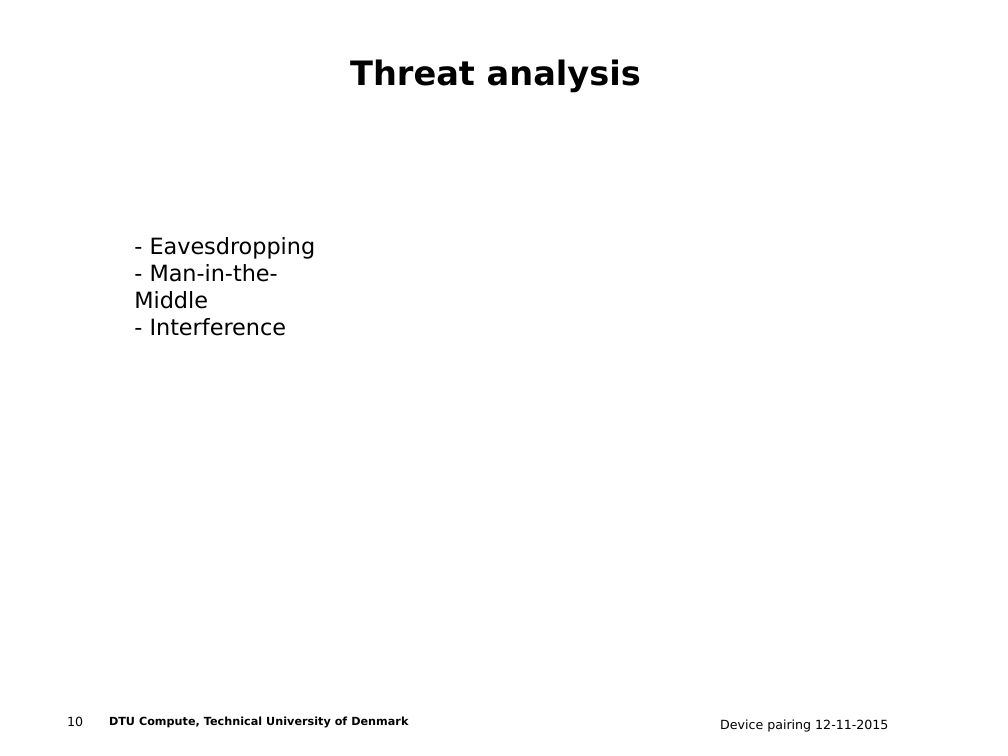
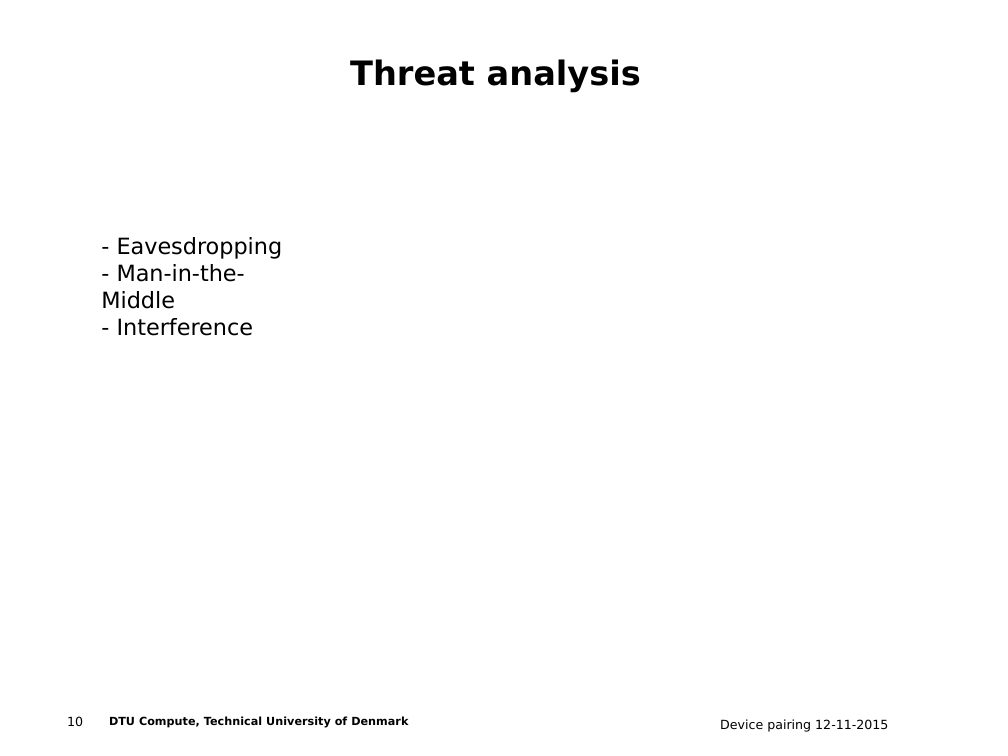
Before and after one commit to ttsoftware/applied-cryptography, a slide deck: slide 10 of Audio-based Out of Band Channel key exchange.ppt. Drawn at 1008x756 pixels with LibreOffice and Linux fonts; fonts in the diff are those of the drawing; background and template pictures are left out. Boxes give left, top, right and bottom in pixels: in the first picture for what was removed or moved away, otherwise in the second. Text is boxed around its words. In the diff, an @@ line names an element or a change of style, - is before the commit and + after.

```diff
--- a/Audio-based Out of Band Channel key exchange.ppt
+++ b/Audio-based Out of Band Channel key exchange.ppt
@@ text "- Eavesdropping": place and size @@
-text "- Eavesdropping" at [134,237,316,336]
+text "- Eavesdropping" at [101,237,283,336]
```
Also in this commit, not shown: 5 other slides changed.
